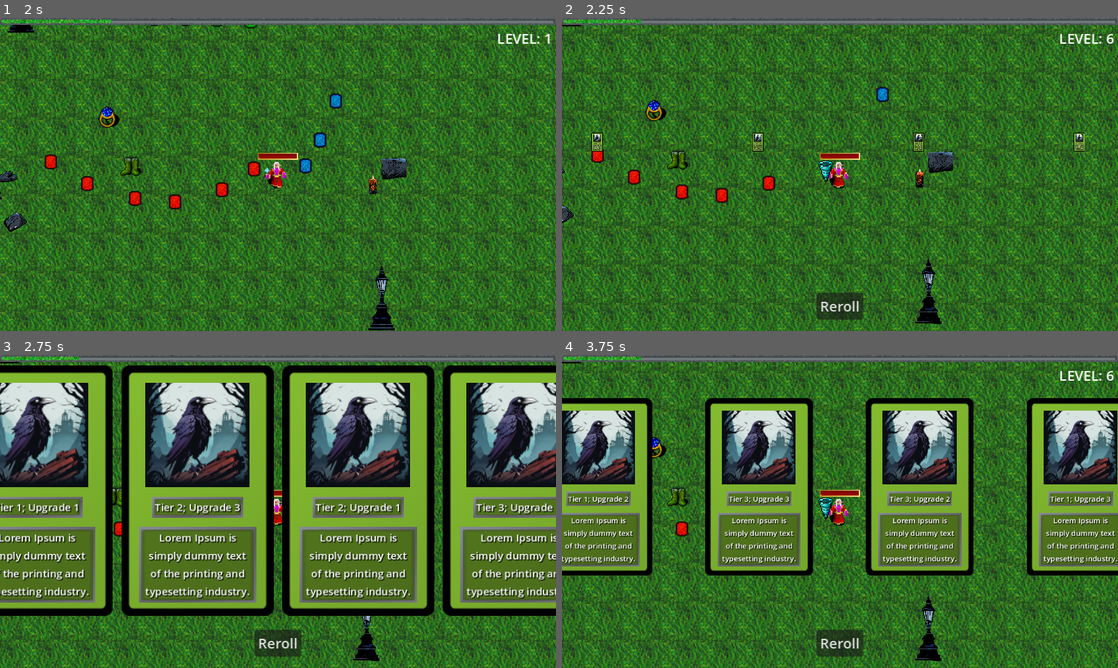
Above: before the commit, frames 1-4 (two rows, left to right).
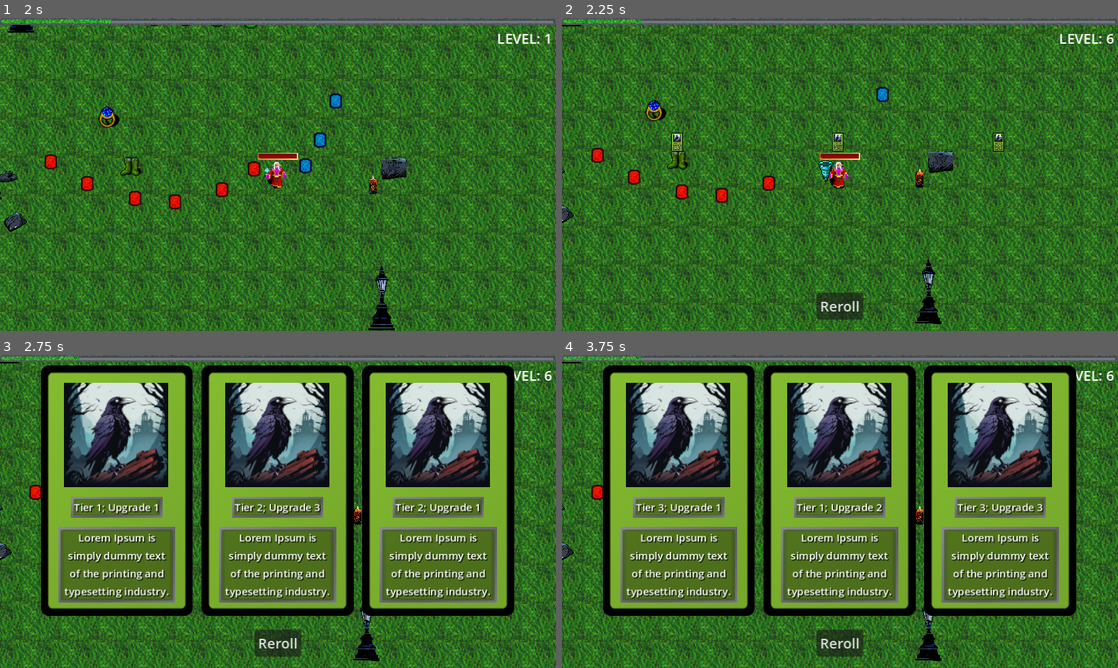
Above: after the commit, the same moments.

Repository: AGH-Code-Industry/monstrous-tide
Game: Godot game, scene res://Assets/World/world.tscn
The game is run twice, just before and just after one commit, with the same random seed, the same clock (stepped at 60 frames per second) and the same inputs.
Inputs (mouse positions are in pixels of both pictures, inside the frame that each line leads up to):
- Up to frame 1 (2 s): tap Enter at 0.5 s; move the mouse to (400, 158) at 0.52 s; press the mouse at (400, 158) at 0.53 s; hold D (right) 0.53-1.28 s; move the mouse to (166, 190) at 1.27 s; release the mouse at (166, 190) at 1.28 s; hold S (down) from 1.28 s (still down); click (166, 190) at 1.35 s
- Up to frame 2 (2.25 s): move the mouse to (895, 105) at 2.02 s; release S (down) at 2.03 s; press the mouse at (895, 105) at 2.03 s; hold D (right) from 2.03 s (still down)
- Up to frame 3 (2.75 s): keep holding D (right)
- Up to frame 4 (3.75 s): release D (right) at 2.75 s; release the mouse at (895, 442) at 2.75 s; click "Reroll" at 2.75 s; tap Space (DEBUG_manual_heal) at 3.5 s; move the mouse to (600, 489) at 3.52 s; hold W (up) from 3.53 s (still down); click (600, 489) at 3.6 s

Frame 1 is identical in both runs. In frame 2, 0.8% of the frame differs, in the area x 5-94%, y 36-43%; in frame 3, 61%; in frame 4, 69%, in the area x 0-100%, y 3-84%.

Commit message:
Reroll button name change

Diff:
--- a/Assets/Utility/UI/LvlUps/CardPopupMenu.gd
+++ b/Assets/Utility/UI/LvlUps/CardPopupMenu.gd
@@ -1,7 +1,7 @@
 extends CanvasLayer
 
 @onready var h_box_container = $MarginContainer/HBoxContainer
-@export var cards_to_draw_count = 4
+@export var cards_to_draw_count = 3
 var level_up_card = preload("res://Assets/Utility/UI/LvlUps/LvlUpCard.tscn")
 var WeaponManager: Node
 var current_upgrades
@@ -28,7 +28,7 @@
 	for card in h_box_container.get_children():
 		card.queue_free()
 	if len(WeaponManager.get_all_upgrades()) - len(current_upgrades) <= 0:
-		$MarginContainer/Button.disabled = true
+		%RerollButton.disabled = true
 	visible = false
 
 
@@ -45,7 +45,7 @@
 		get_tree().paused = false
 
 
-func _on_button_pressed():
+func _on_reroll_button_pressed():
 	var upgrades_left_count = len(WeaponManager.get_all_upgrades()) - len(current_upgrades)
 	if !(upgrades_left_count > len(current_upgrades)):
 		while (len(current_upgrades) - upgrades_left_count):
--- a/Assets/Utility/UI/LvlUps/CardPopupMenu.tscn
+++ b/Assets/Utility/UI/LvlUps/CardPopupMenu.tscn
@@ -23,10 +23,11 @@
 theme_override_constants/separation = 10
 alignment = 1
 
-[node name="Button" type="Button" parent="MarginContainer"]
+[node name="RerollButton" type="Button" parent="MarginContainer"]
+unique_name_in_owner = true
 layout_mode = 2
 size_flags_horizontal = 4
 size_flags_vertical = 4
 text = "Reroll"
 
-[connection signal="pressed" from="MarginContainer/Button" to="." method="_on_button_pressed"]
+[connection signal="pressed" from="MarginContainer/RerollButton" to="." method="_on_reroll_button_pressed"]
